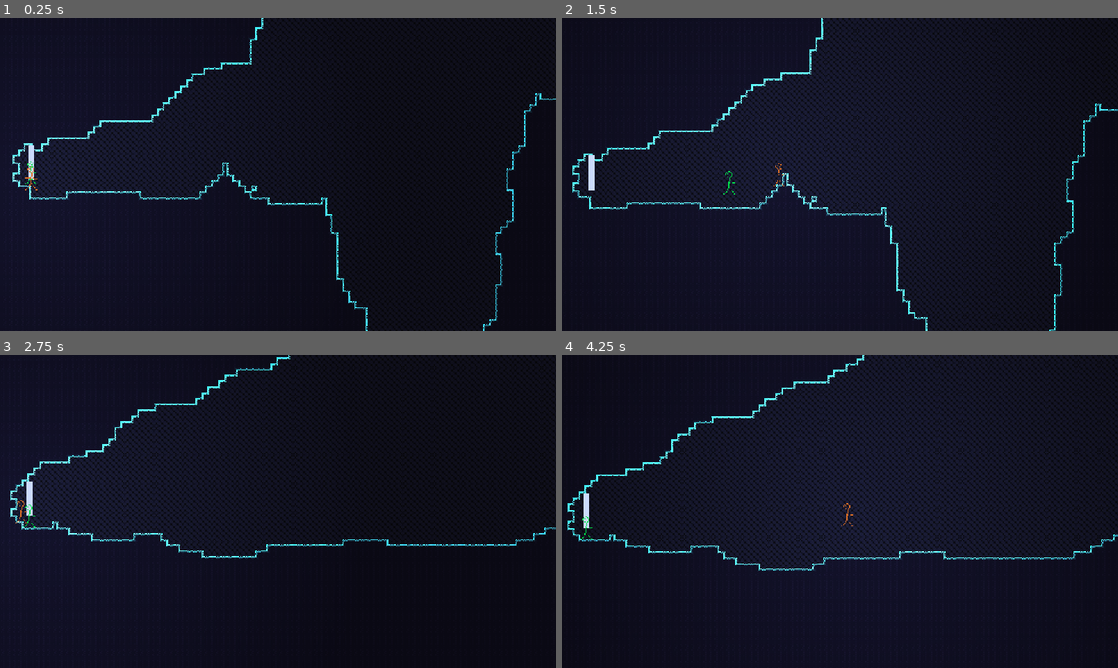
Above: before the commit, frames 1-4 (two rows, left to right).
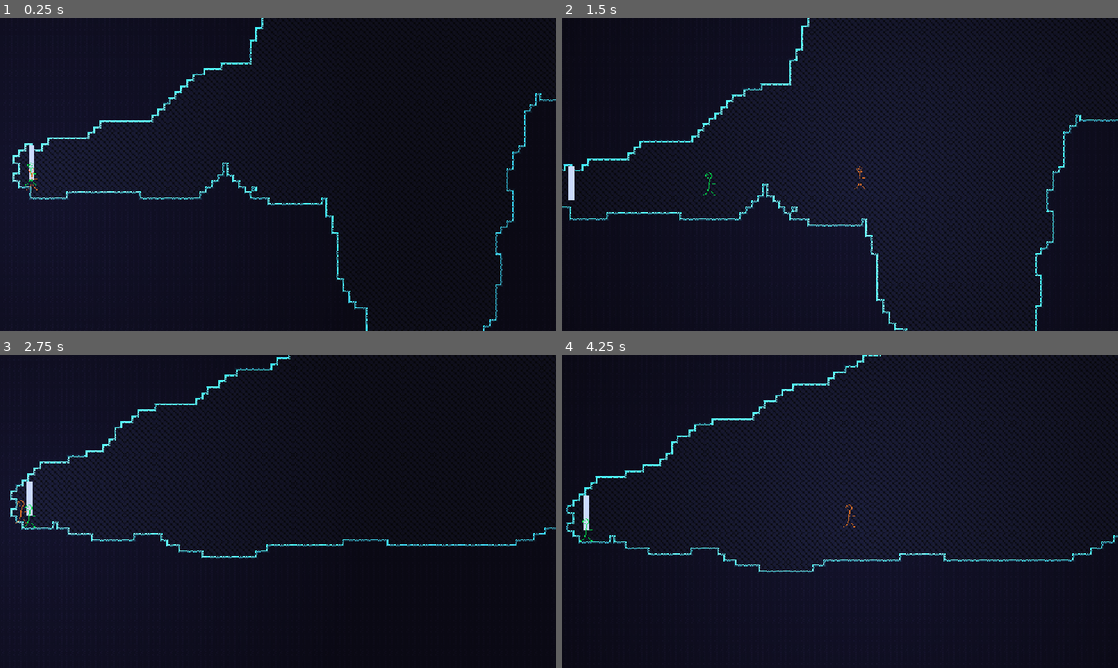
Above: after the commit, the same moments.

Repository: henreedev/exponential-climb
Game: Godot game, scene res://scenes/game.tscn
The game is run twice, just before and just after one commit, with the same random seed, the same clock (stepped at 60 frames per second) and the same inputs. The engine's default icon, where the game draws it, is replaced by a stand-in: a white triangle on a blue panel in a dark square.
Inputs (mouse positions are in pixels of both pictures, inside the frame that each line leads up to):
- Up to frame 1 (0.25 s): no input
- Up to frame 2 (1.5 s): move the mouse to (962, 158) at 0.52 s; press the mouse at (962, 158) at 0.53 s; hold D (move_right) from 0.53 s (still down); tap Space (jump) at 0.77 s; move the mouse to (728, 190) at 1.27 s; release the mouse at (728, 190) at 1.28 s; tap Middle mouse button (teleport_enemy) at 1.35 s
- Up to frame 3 (2.75 s): tap Space (jump) at 1.52 s; move the mouse to (333, 442) at 2.02 s; release D (move_right) at 2.03 s; hold A (move_left) from 2.03 s (still down); hold R (test_generate_new_room) from 2.03 s (still down)
- Up to frame 4 (4.25 s): move the mouse to (812, 574) at 2.77 s; release A (move_left) at 2.78 s; release R (test_generate_new_room) at 2.78 s; hold D (move_right) from 2.78 s (still down); right-click (812, 574) at 2.85 s; tap Space (jump) at 3.02, 3.77 s; move the mouse to (1006, 558) at 3.52 s; hold Q (toggle_loop) from 3.53 s (still down)

The runs differ from the first frame. In frame 1, 1.3% of the frame differs, in the area x 2-100%, y 6-100%; in frame 2, 17%; in frame 3, 0.2%; in frame 4, 20%, in the area x 0-100%, y 0-70%.

Commit message:
adjust fps, tickrate

Diff:
--- a/project.godot
+++ b/project.godot
@@ -13,7 +13,6 @@
 config/name="Exponential Climb"
 run/main_scene="uid://bhjs02ycn3upj"
 config/features=PackedStringArray("4.4", "Forward Plus")
-run/max_fps=60
 boot_splash/image="uid://b40fm4r1i1oc3"
 boot_splash/use_filter=false
 config/icon="uid://b40fm4r1i1oc3"
@@ -115,6 +114,7 @@
 
 [physics]
 
+common/physics_ticks_per_second=120
 common/physics_interpolation=true
 
 [rendering]
